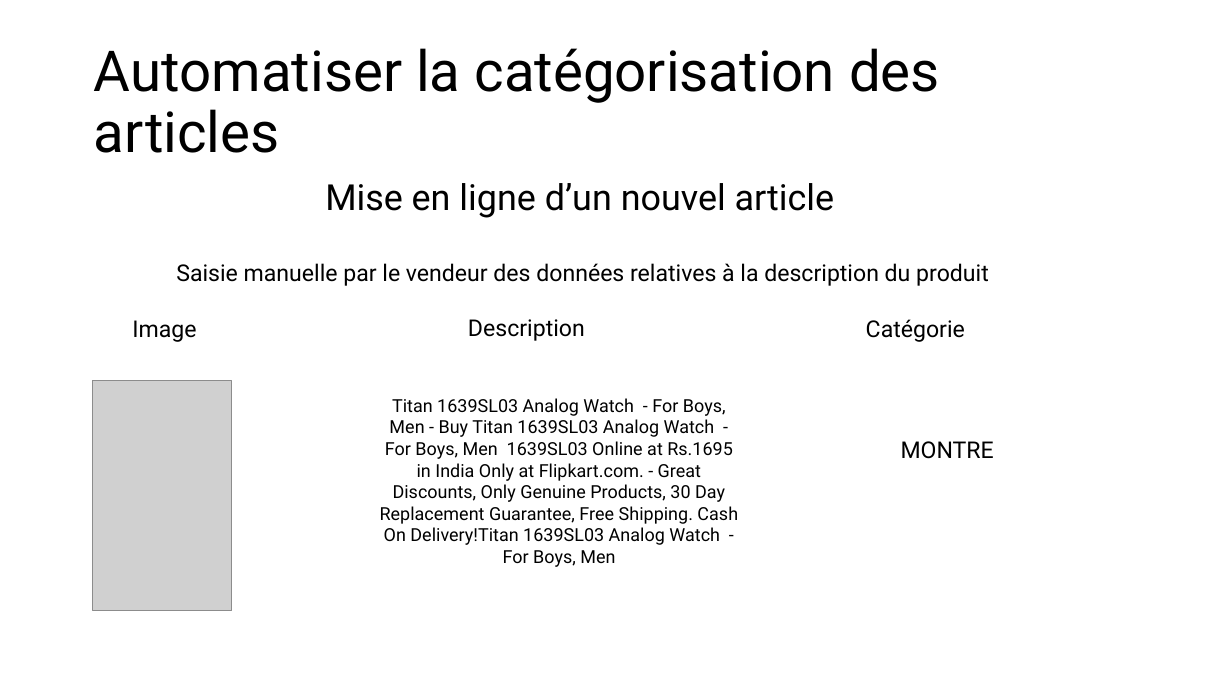
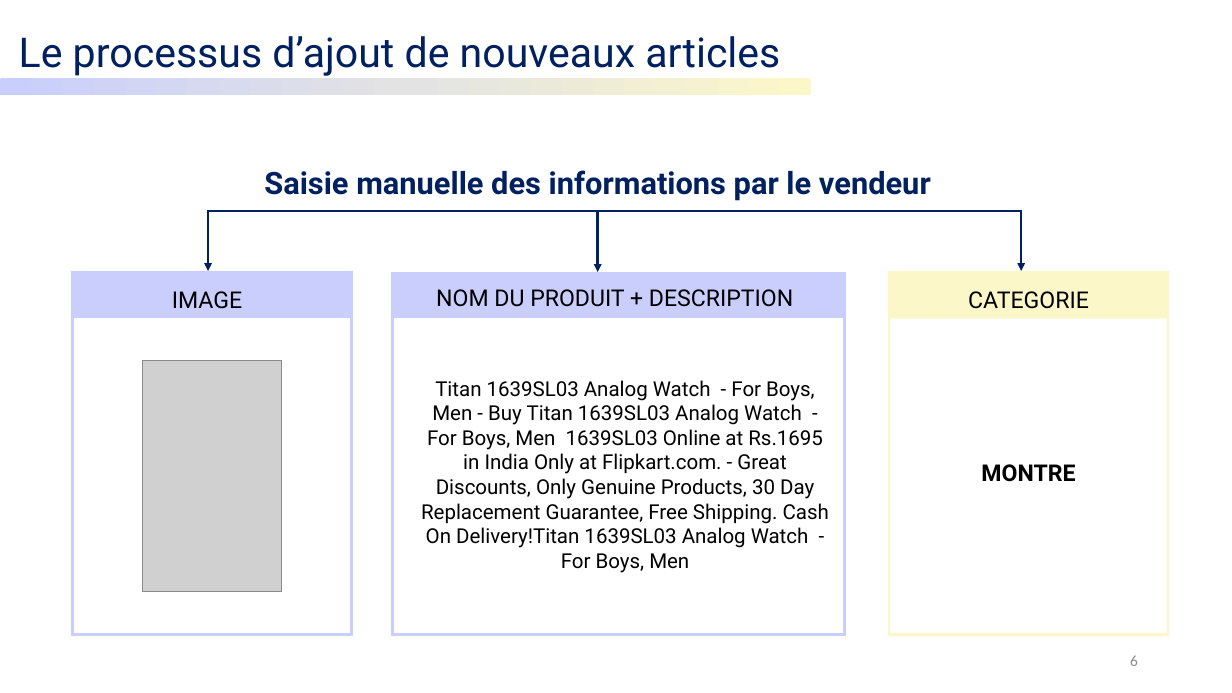
Before and after one commit to Hedredo/oc_projet_6, a slide deck: slide 6 of 5_presentation_072024.pptx (slide 4 before the commit). Drawn at 1232x693 pixels with LibreOffice and Linux fonts; fonts in the diff are those of the drawing; grey boxes stand for pictures. Boxes give left, top, right and bottom in pixels: in the first picture for what was removed or moved away, otherwise in the second. Text is boxed around its words. In the diff, an @@ line names an element or a change of style, - is before the commit and + after.

```diff
--- a/5_presentation_072024.pptx
+++ b/5_presentation_072024.pptx
@@ text added at [19, 36, 780, 76], 32 pt, text #002060 @@
+Le processus d’ajout de nouveaux articles
@@ title removed at [94, 48, 940, 153] @@
-Automatiser la catégorisation des articles
@@ rounded rectangle added at [0, 79, 811, 95], fill gradient #FCF7C9 to #E3E3E3 to #C9CEFC @@
@@ text at [264, 170, 931, 201]: text changed; size 18 to 24 pt; text colour #000000 to #002060; bold on @@
-Saisie manuelle par le vendeur des données relatives à la description du produit
+Saisie manuelle des informations par le vendeur
@@ text removed at [325, 183, 835, 218] @@
-Mise en ligne d’un nouvel article
@@ line added from (207, 211) to (1021, 211), #002060 2 pt @@
@@ arrow added from (208, 210) to (208, 271), #002060 2 pt @@
@@ arrow added from (598, 211) to (598, 272), #002060 2 pt @@
@@ arrow added from (1021, 210) to (1021, 271), #002060 2 pt @@
@@ rectangle added at [72, 273, 351, 634], fill #FFFFFF, outline #C9CEFC 2 pt @@
@@ rectangle added at [72, 273, 351, 318], fill #C9CEFC @@
@@ text at [172, 291, 242, 309]: text changed @@
-Image
+IMAGE
@@ rectangle added at [393, 273, 845, 634], fill #FFFFFF, outline #C9CEFC 2 pt @@
@@ rectangle added at [393, 273, 845, 318], fill #C9CEFC @@
@@ text at [436, 289, 793, 307]: text changed @@
-Description
+NOM DU PRODUIT + DESCRIPTION
@@ rectangle added at [889, 273, 1168, 634], fill #FFFFFF, outline #FCF7C9 2 pt @@
@@ rectangle added at [889, 274, 1168, 319], fill #FCF7C9 @@
@@ text added at [968, 291, 1089, 309], 18 pt, text #000000 @@
+CATEGORIE
@@ text removed at [866, 319, 965, 342] @@
-Catégorie
@@ picture: place and size @@
-picture at [93, 381, 232, 611]
+picture at [142, 361, 281, 592]
@@ text "Titan 1639SL03 Analog Watch - ...": place and size @@
-text "Titan 1639SL03 Analog Watch - ..." at [380, 398, 738, 567]
+text "Titan 1639SL03 Analog Watch - ..." at [421, 380, 829, 573]
@@ text "Titan 1639SL03 Analog Watch - ..." at [421, 380, 829, 573]: size 14 to 16 pt @@
@@ text "MONTRE": place and size @@
-text "MONTRE" at [901, 441, 994, 459]
+text "MONTRE" at [981, 464, 1075, 482]
@@ text "MONTRE" at [981, 464, 1075, 482]: bold on; alignment left to centre @@
@@ page number added at [1130, 655, 1138, 666], 12 pt, text #8C8C8C @@
+6
```
Also in this commit, not shown: 18 other slides changed, 6 slides added, 2 slides removed, 9 other files.
